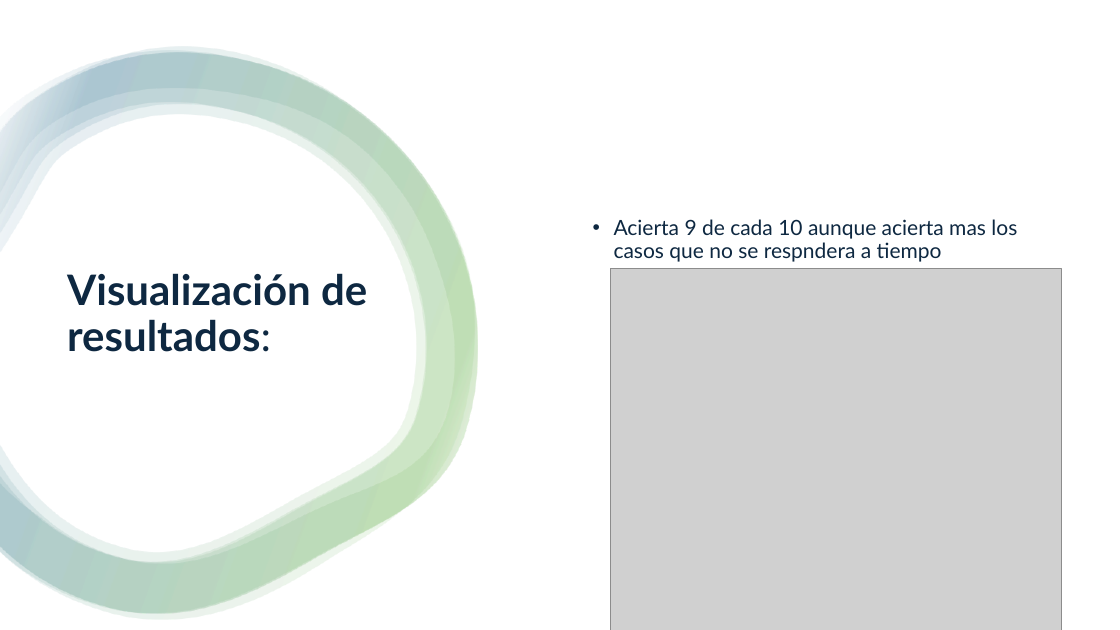
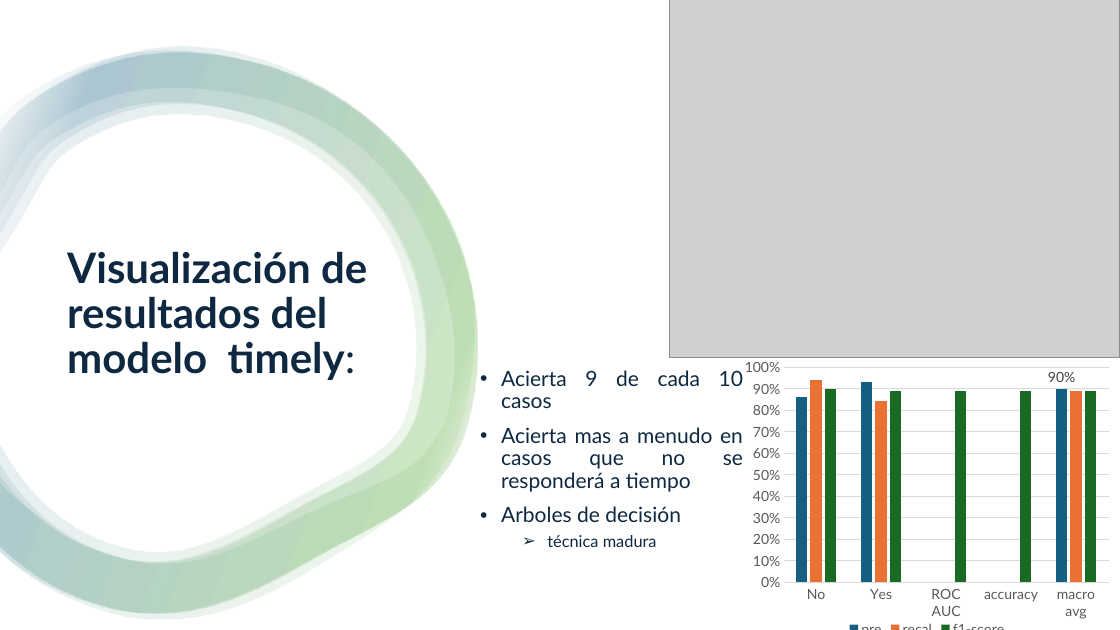
Before and after one commit to UnaiFam/Projecto-Final-ML, a slide deck: slide 5 of docs/Presentacion de negocio.pptx. Drawn at 1120x630 pixels with LibreOffice and Linux fonts; fonts in the diff are those of the drawing; grey boxes stand for pictures. Boxes give left, top, right and bottom in pixels: in the first picture for what was removed or moved away, otherwise in the second. Text is boxed around its words. In the diff, an @@ line names an element or a change of style, - is before the commit and + after.

```diff
--- a/docs/Presentacion de negocio.pptx
+++ b/docs/Presentacion de negocio.pptx
@@ picture: place and size @@
-picture at box(611, 269, 1061, 630)
+picture at box(670, 0, 1120, 357)
@@ title at box(67, 251, 367, 380): text changed @@
-Visualización de resultados:
+Visualización de resultados del modelo timely:
@@ column chart added at box(739, 347, 1116, 630) @@
+categories: No, Yes, ROC AUC, accuracy, macro avg
+pre: 0.86, 0.93, -, -, 0.9
+recal: 0.94, 0.84, -, -, 0.89
+f1-score: 0.9, 0.89, 0.89, 0.89, 0.89
@@ text at box(501, 370, 743, 547): text changed @@
-• Acierta 9 de cada 10 aunque acierta mas los casos que no se respndera a tiempo
+• Acierta 9 de cada 10 casos
+• Acierta mas a menudo en casos que no se responderá a tiempo
+• Arboles de decisión
+  ➢ técnica madura
```
Also in this commit, not shown: 8 other slides changed, 1 slide removed, 9 other files.
